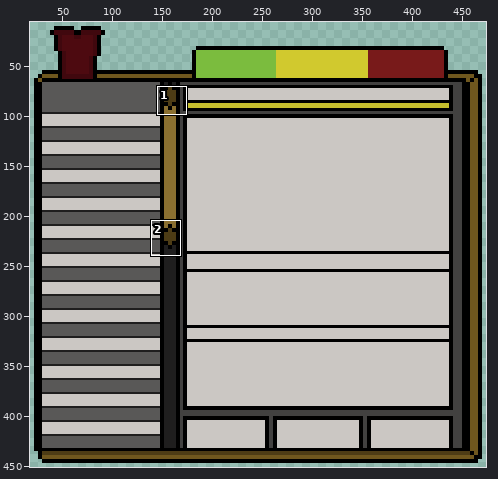
File history of a pixel-art file, Workbench/jellybeanmonster/Interfaces/TerraGuardiansInterfaceN.1.aseprite. The picture above shows the old version from afar; the outline marks the close-up.
Close-up. Earlier state:
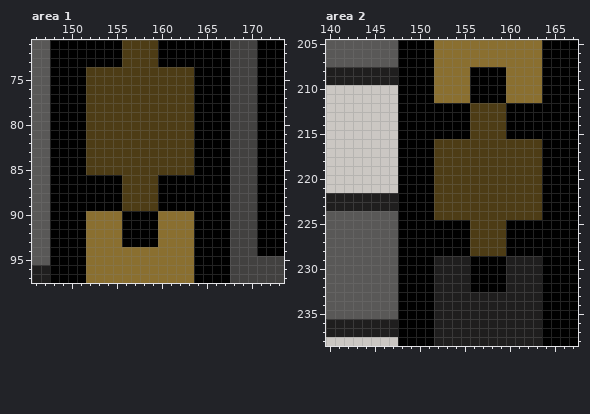
480x480 pixels, 1 frame. Colours within 5 levels of each other are drawn and written as one. Shown: area 1: x 146..173, y 71..97; area 2: x 140..167, y 205..238. The wide view leaves out empty margins.
Now the later version:
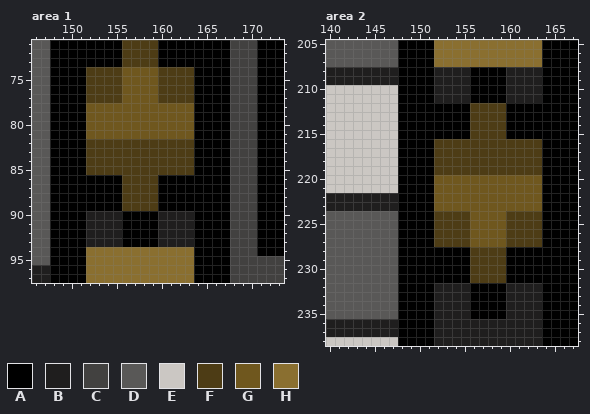
Palette (. is transparent): A #000000  B #1f1e1e  C #424140  D #595857  E #cbc7c3  F #4d3c15  G #6f571e  H #8a6f30
What changed:
Area 1, layer "Sliderbar+Color":
y 74..77: x 156..159 FFFF -> GGGG
y 78..81: x 152..163 FFFFFFFFFFFF -> GGGGGGGGGGGG
y 90..93: x 152..155 HHHH -> BBBB; x 160..163 HHHH -> BBBB
Area 2, layer "Sliderbar+Color":
y 208..211: x 152..155 HHHH -> BBBB; x 160..163 HHHH -> BBBB
y 220..223: x 152..163 FFFFFFFFFFFF -> GGGGGGGGGGGG
y 224: x 156..159 FFFF -> GGGG
y 225..227: x 152..163 AAAAFFFFAAAA -> FFFFGGGGFFFF
y 229..231: x 152..163 BBBBAAAABBBB -> AAAAFFFFAAAA
y 233..235: x 156..159 BBBB -> AAAA
Where, in picture pixels (left, top, right, bottom), the same in both close-ups:
changed: (86, 67, 194, 139)
changed: (86, 211, 194, 247)
changed: (434, 67, 542, 103)
changed: (434, 175, 542, 319)
